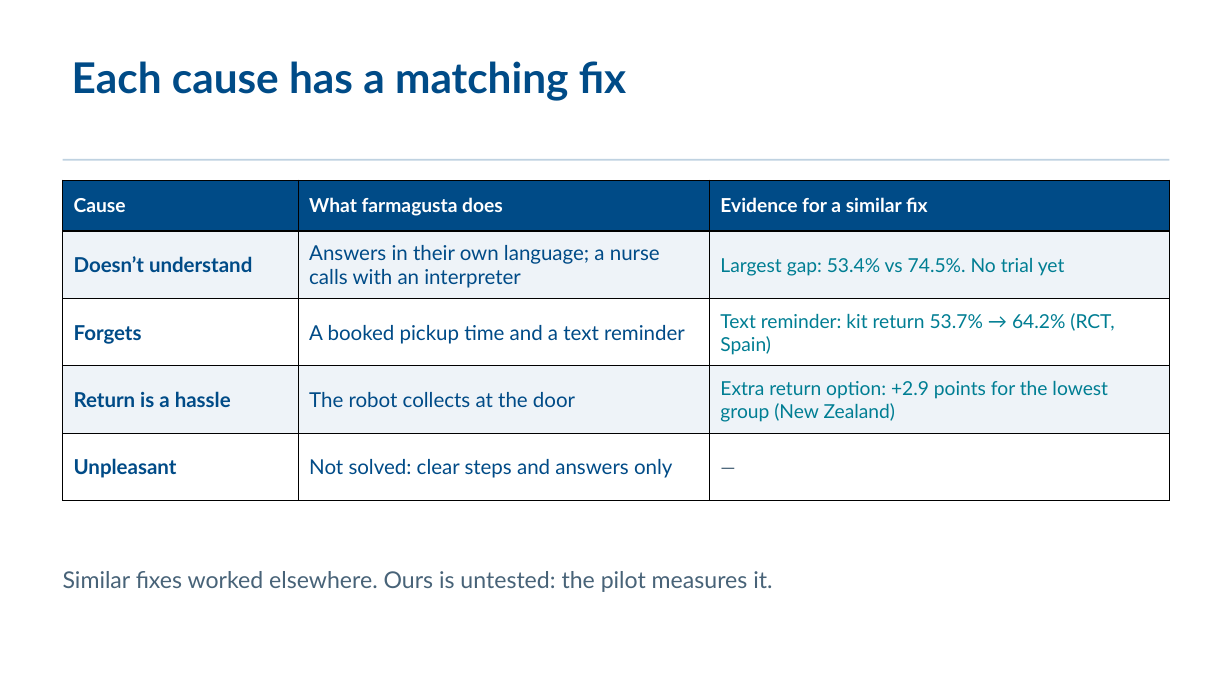
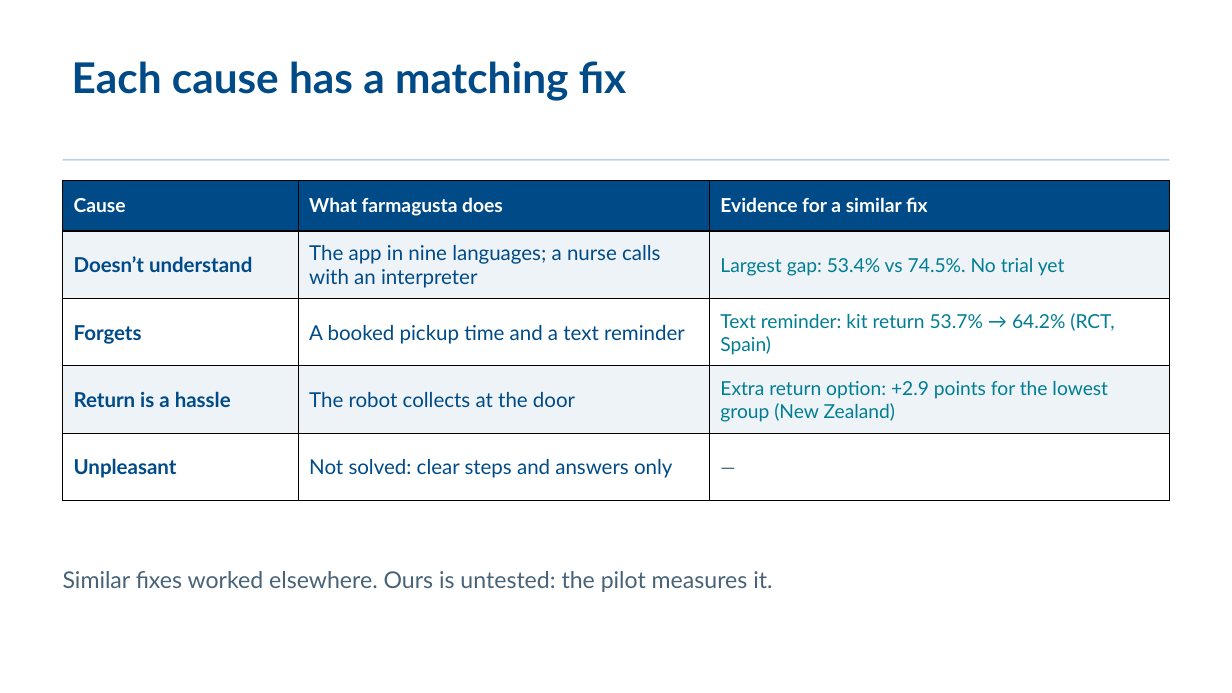
Before and after one commit to rromppanen/junction26, a slide deck: slide 7 of docs/pitch/farmagusta-screening-attendance.pptx. Drawn at 1232x693 pixels with LibreOffice and Linux fonts; fonts in the diff are those of the drawing. Boxes give left, top, right and bottom in pixels: in the first picture for what was removed or moved away, otherwise in the second. Text is boxed around its words. In the diff, an @@ line names an element or a change of style, - is before the commit and + after.

```diff
--- a/docs/pitch/farmagusta-screening-attendance.pptx
+++ b/docs/pitch/farmagusta-screening-attendance.pptx
@@ table at (63,180,1170,501) @@
-row 2, column 2: Answers in their own language; a nurse calls with an interpreter
+row 2, column 2: The app in nine languages; a nurse calls with an interpreter
```
Also in this commit, not shown: 8 other slides changed.
